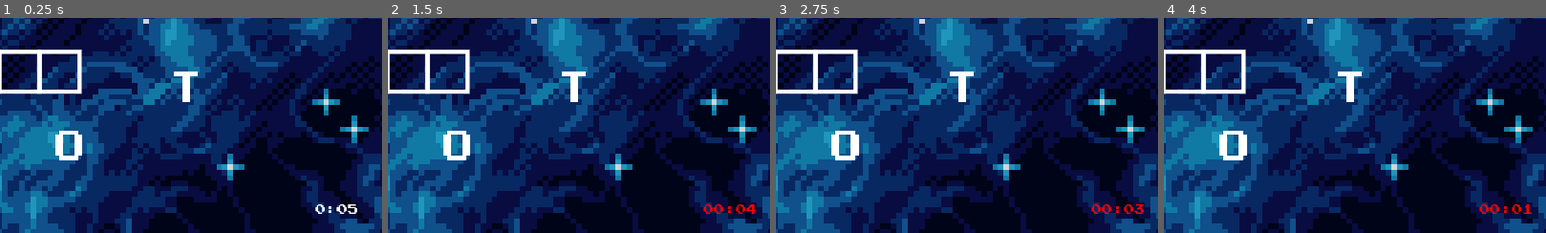
Above: before the commit, frames 1-4 (left to right).
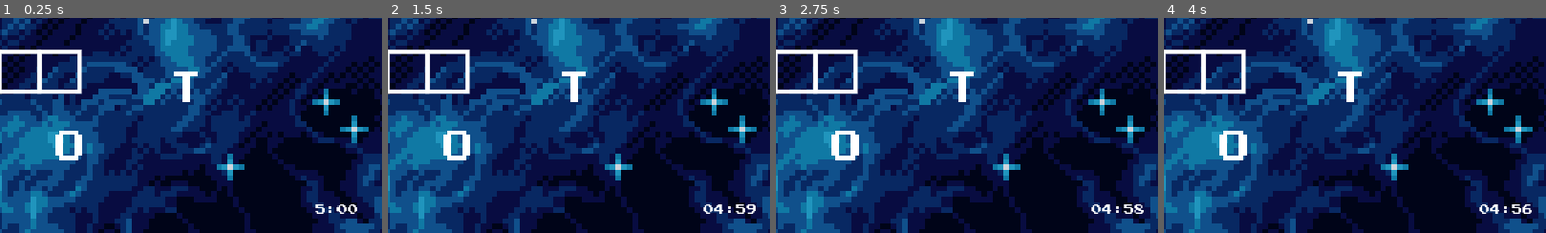
Above: after the commit, the same moments.

Repository: M-a-b-e-l/CISC2540---2D-Game-group-6
Game: Godot game, scene res://Scenes/Minigame3/MiniGame3.tscn
Same seed, same stepped clock (60 frames per second), same inputs: the game is played once before the commit and once after it. This scene is started directly instead of the project's main scene.
Inputs (mouse positions are % of the whole screen's width and height, from its top left):
- Up to frame 1 (0.25 s): no input
- Up to frame 2 (1.5 s): tap Enter at 0.5 s; move the mouse to (8, 31) at 0.52 s; hold Right (ui_right) 0.53-1.28 s; click (8, 31) at 0.6 s; tap Space at 1.25 s; move the mouse to (47, 25) at 1.27 s; hold Down (ui_down) from 1.28 s (still down); click (47, 25) at 1.35 s
- Up to frame 3 (2.75 s): tap Enter at 2 s; move the mouse to (59, 80) at 2.02 s; release Down (ui_down) at 2.03 s; hold Right (ui_right) from 2.03 s (still down); click (59, 80) at 2.1 s
- Up to frame 4 (4 s): tap Space at 2.75 s; move the mouse to (23, 29) at 2.77 s; release Right (ui_right) at 2.78 s; hold Up (ui_up) 2.78-3.53 s; click (23, 29) at 2.85 s; tap Enter at 3.5 s; move the mouse to (78, 30) at 3.52 s; hold Left (ui_left) from 3.53 s (still down); click (78, 30) at 3.6 s
The pictures show only the part of the screen within x 50-100%, y 50-100%; the shares and areas given below are measured in that part.

The runs differ from the first frame. In frame 1, 0.1% of the frame differs, in the area x 82-94%, y 86-92%; in frame 2, 0.4%, in the area x 82-97%, y 86-92%; in frame 3, 0.4%; in frame 4, 0.4%.

Commit message:
Updated game 3 timer
Was set to 5 seconds, chged to 5 minutes

Diff:
--- a/group_6_2d_game/Scenes/Minigame3/Cipher.gd
+++ b/group_6_2d_game/Scenes/Minigame3/Cipher.gd
@@ -32,7 +32,7 @@
 
 	# Set up and start the timer label
 	var timer_label = $TimerLabel  # Assuming TimerLabel is a Label node
-	timer_label.text = "0:05"
+	timer_label.text = "5:00"
 	timer_label.set_position(Vector2(1050, 600))
 	timer_label.show()
 
